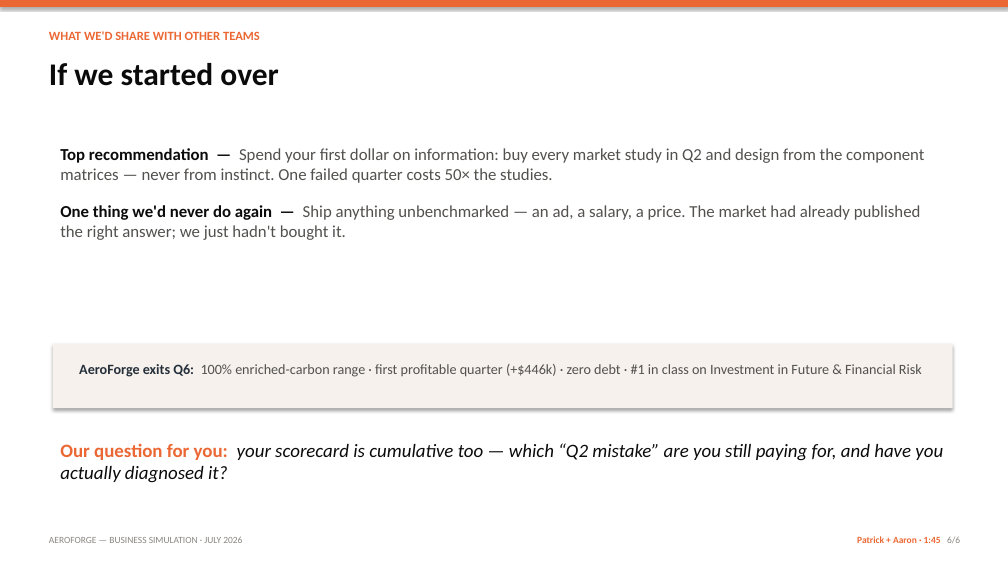
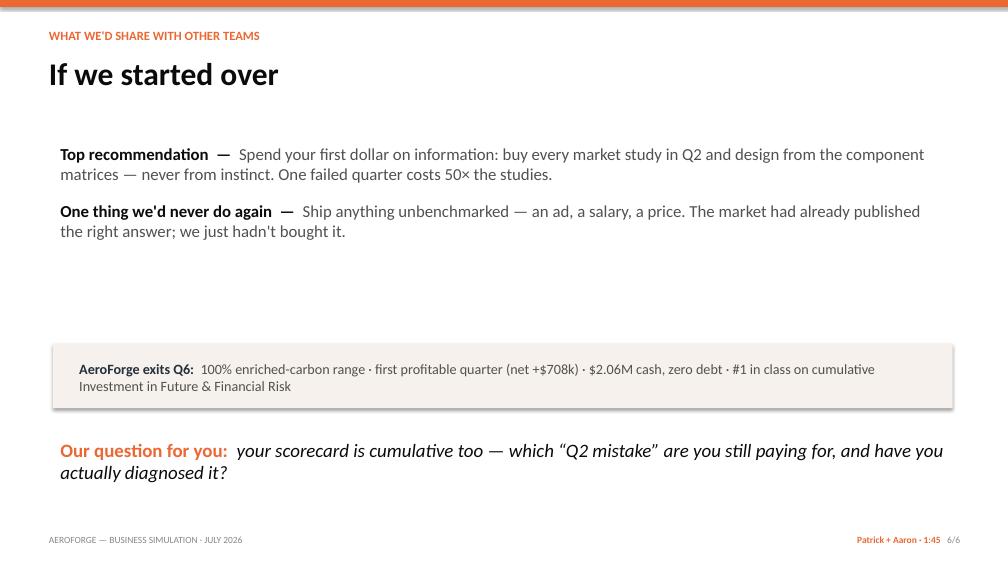
Before and after one commit to aaron-rainier/my-profile-5, a slide deck: slide 6 of business-simulation/AeroForge_Final_Presentation.pptx. Drawn at 1008x567 pixels with LibreOffice and Linux fonts; fonts in the diff are those of the drawing. Boxes give left, top, right and bottom in pixels: in the first picture for what was removed or moved away, otherwise in the second. Text is boxed around its words. In the diff, an @@ line names an element or a change of style, - is before the commit and + after.

```diff
--- a/business-simulation/AeroForge_Final_Presentation.pptx
+++ b/business-simulation/AeroForge_Final_Presentation.pptx
@@ text at bbox=[79, 364, 875, 391]: text changed @@
-AeroForge exits Q6: 100% enriched-carbon range · first profitable quarter (+$446k) · zero debt · #1 in class on Investment in Future & Financial Risk
+AeroForge exits Q6: 100% enriched-carbon range · first profitable quarter (net +$708k) · $2.06M cash, zero debt · #1 in class on cumulative Investment in Future & Financial Risk
```
Also in this commit, not shown: 2 other slides changed, 13 other files.
